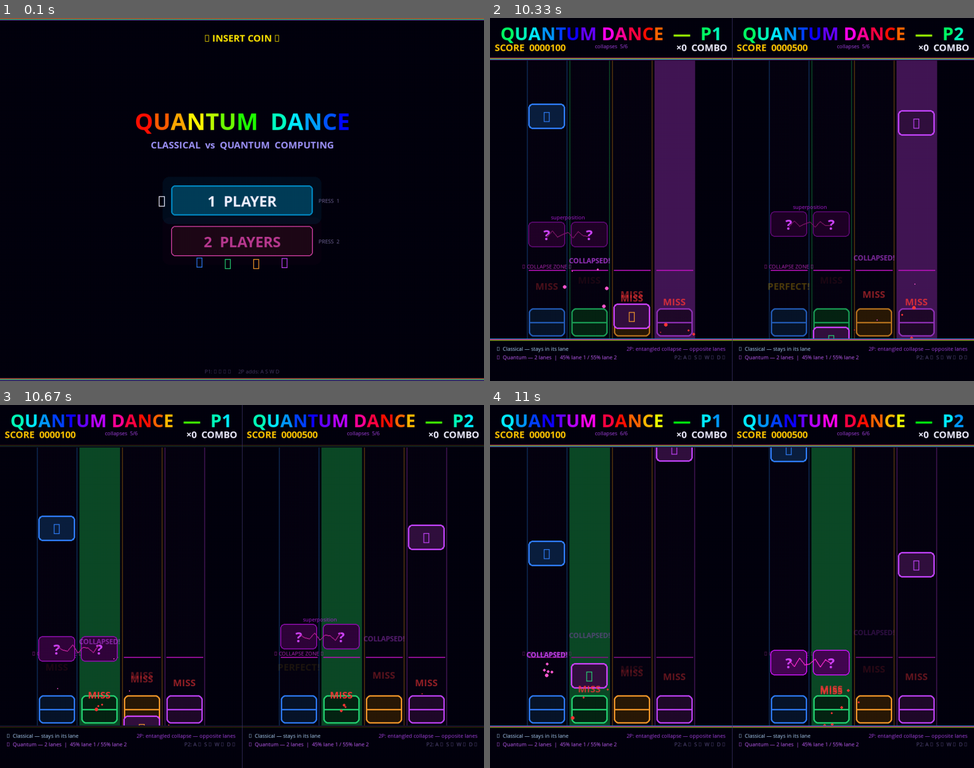
Above: before the commit, frames 1-4 (two rows, left to right).
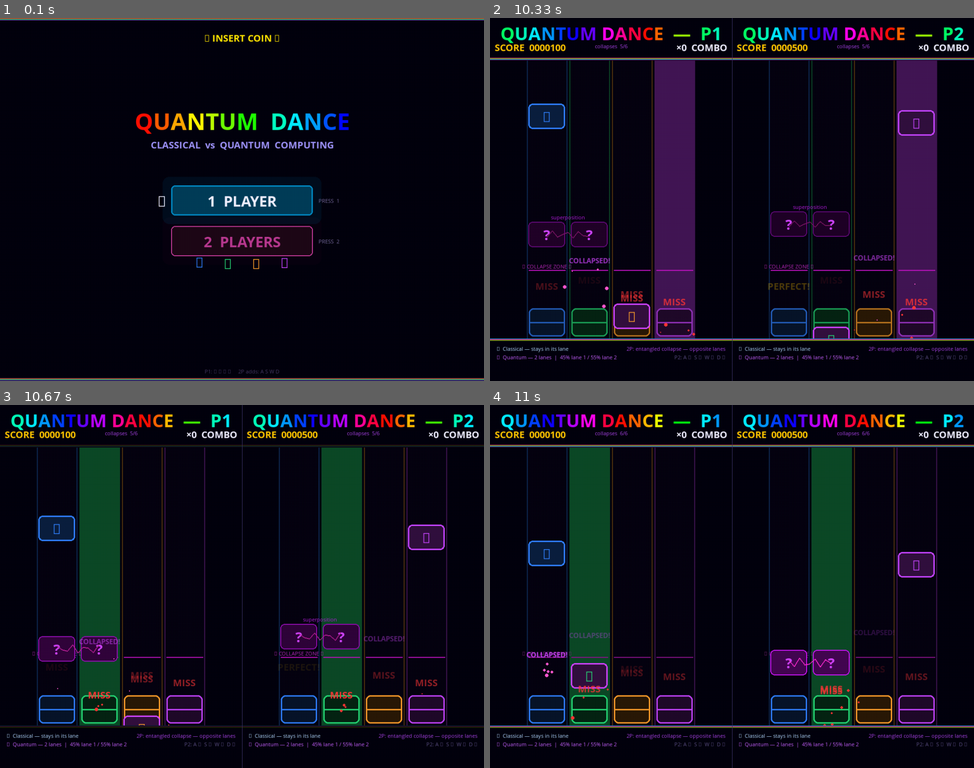
Above: after the commit, the same moments.

Repository: parzival1401/mobile_quantum-
Game: pygame game, started from dance_dance/dance_optimized_horizontal.py
Same seed, same stepped clock (60 frames per second), same inputs: the game is played once before the commit and once after it.
Inputs (mouse positions are in pixels of both pictures, inside the frame that each line leads up to):
- Up to frame 1 (0.1 s): no input
- Up to frame 2 (10.33 s): type "ann" at 0.33 s; tap Enter at 0.67, 0.88 s; tap Esc at 1.22 s; click "2 PLAYERS" at 1.6 s; tap 1 at 1.88 s; hold Up 2.22-2.68 s; move the mouse to (780, 279) at 2.25 s; hold Up 2.72-3.18 s; hold W 2.72-3.18 s; move the mouse to (581, 282) at 2.75 s; tap  at 2.87, 3.37, 4.27, 4.7, 5.77, 6.17, 7.17, 8.33, 8.9, 9.67, 10.07 s; hold Left 3.22-3.75 s; hold A 3.22-3.75 s; move the mouse to (790, 232) at 3.25 s; hold Left 4.12-4.52 s; hold A 4.12-4.52 s; move the mouse to (557, 188) at 4.15 s; hold Up 4.55-4.92 s; hold W 4.55-4.92 s; move the mouse to (707, 293) at 4.58 s; hold Right 4.95-5.58 s; hold D 4.95-5.58 s; move the mouse to (736, 235) at 4.98 s; hold Down 5.62-5.98 s; hold S 5.62-5.98 s; move the mouse to (732, 243) at 5.65 s; hold Left 6.02-6.48 s; hold A 6.02-6.48 s; move the mouse to (915, 337) at 6.05 s; hold Right 6.52-6.98 s; hold D 6.52-6.98 s; move the mouse to (857, 257) at 6.55 s; hold Left 7.02-7.32 s; hold A 7.02-7.32 s; move the mouse to (828, 170) at 7.05 s; click (548, 119) at 7.4 s; hold Right 7.68-8.15 s; hold D 7.68-8.15 s; move the mouse to (882, 192) at 7.72 s; hold Left 8.18-8.72 s; hold A 8.18-8.72 s; move the mouse to (906, 170) at 8.22 s; hold Down 8.75-9.05 s; hold S 8.75-9.05 s; hold Left 9.08-9.48 s; hold A 9.08-9.48 s; hold Up 9.52-9.88 s; hold W 9.52-9.88 s; hold Right from 9.92 s (still down); hold D from 9.92 s (still down)
- Up to frame 3 (10.67 s): release Right at 10.55 s; release D at 10.55 s; hold Down from 10.58 s (still down); hold S from 10.58 s (still down)
- Up to frame 4 (11 s): release Down at 10.95 s; release S at 10.95 s; hold Left from 10.98 s (still down); hold A from 10.98 s (still down)

Frames 1-3 are identical in both runs. In frame 4, 0.6% of the frame differs, in the area x 34-66%, y 11-16%.

Commit message:
Fix: notes kept spawning after song ended, blocking RESULTS screen
When a song's music stopped, music_pos_ms became -1 and the spawner
fell into the free-play timer branch, spawning notes forever. The lanes
never drained so notes_drained never became true and the results screen
never appeared.

Fix: the timer-based free-play spawner now runs ONLY when SONG_FILE is
None (genuine free-play). When a song is loaded but its music has ended,
nothing spawns, the lanes drain, and RESULTS appears after the grace period.

Applied to both quantum_optimized.py and dance_optimized_horizontal.py.

Co-Authored-By: Claude Opus 4.8 <noreply@anthropic.com>

Diff:
--- a/dance_dance/dance_optimized_horizontal.py
+++ b/dance_dance/dance_optimized_horizontal.py
@@ -1797,6 +1797,7 @@
 
     # Spawning
     if music_pos_ms >= 0:
+        # Beat-synced spawning while the song is playing
         beat_time = max(0.0, music_pos_ms / 1000.0 - SONG_OFFSET)
         cur_beat  = int(beat_time * SONG_BPM / 60.0)
         # Catch up on any beats missed during a slow frame
@@ -1805,7 +1806,10 @@
                 spawn_note()
         if cur_beat > last_beat:
             last_beat = cur_beat
-    else:
+    elif SONG_FILE is None:
+        # Free-play mode (no song loaded) — timer-based spawning.
+        # NOTE: when a SONG_FILE exists but the music has stopped, we
+        # intentionally spawn nothing so the lanes drain and RESULTS shows.
         spawn_timer -= dt
         if spawn_timer <= 0:
             spawn_note()
--- a/dance_dance/quantum_optimized.py
+++ b/dance_dance/quantum_optimized.py
@@ -1788,6 +1788,7 @@
 
     # Spawning
     if music_pos_ms >= 0:
+        # Beat-synced spawning while the song is playing
         beat_time = max(0.0, music_pos_ms / 1000.0 - SONG_OFFSET)
         cur_beat  = int(beat_time * SONG_BPM / 60.0)
         # Catch up on any beats missed during a slow frame
@@ -1796,7 +1797,10 @@
                 spawn_note()
         if cur_beat > last_beat:
             last_beat = cur_beat
-    else:
+    elif SONG_FILE is None:
+        # Free-play mode (no song loaded) — timer-based spawning.
+        # NOTE: when a SONG_FILE exists but the music has stopped, we
+        # intentionally spawn nothing so the lanes drain and RESULTS shows.
         spawn_timer -= dt
         if spawn_timer <= 0:
             spawn_note()
